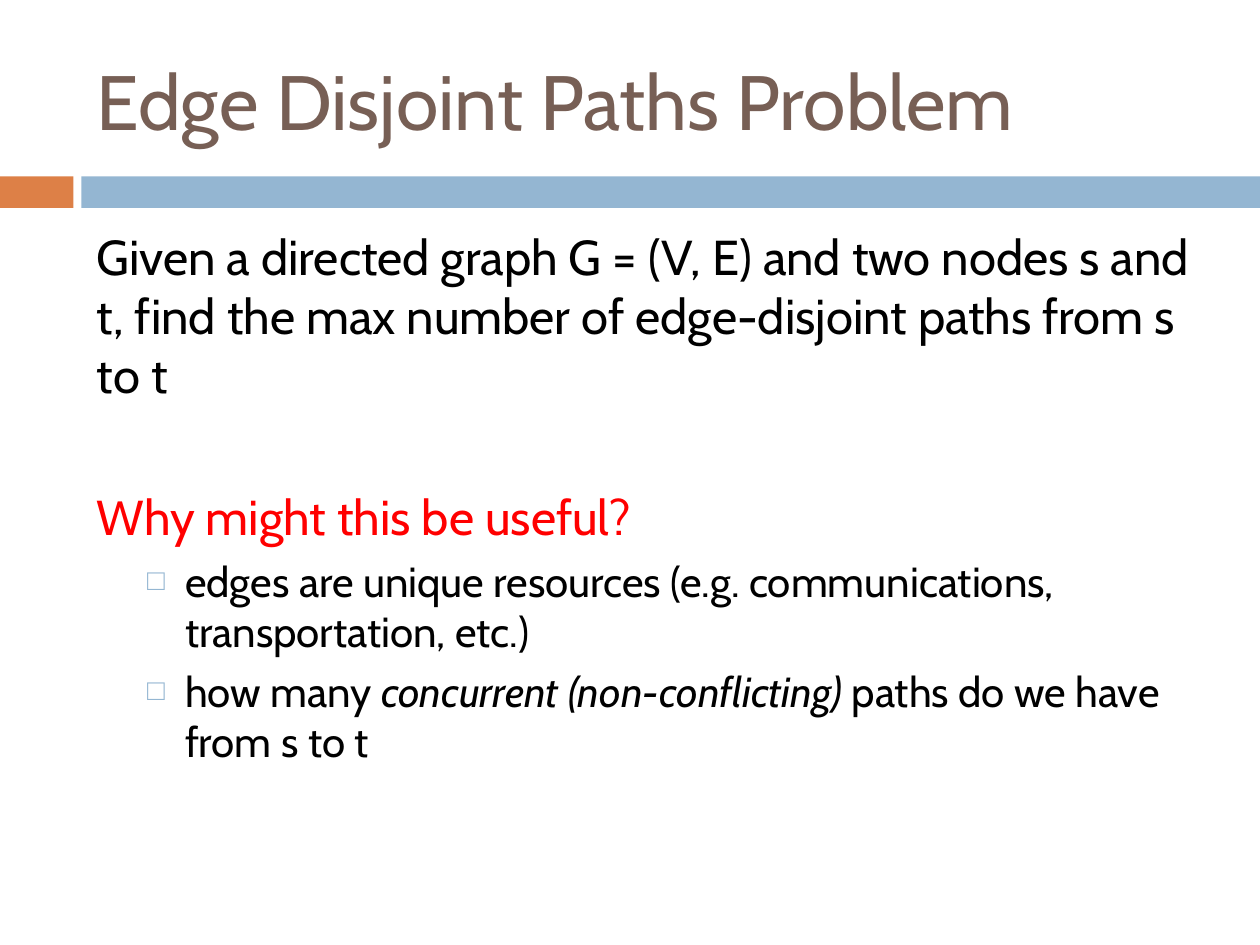
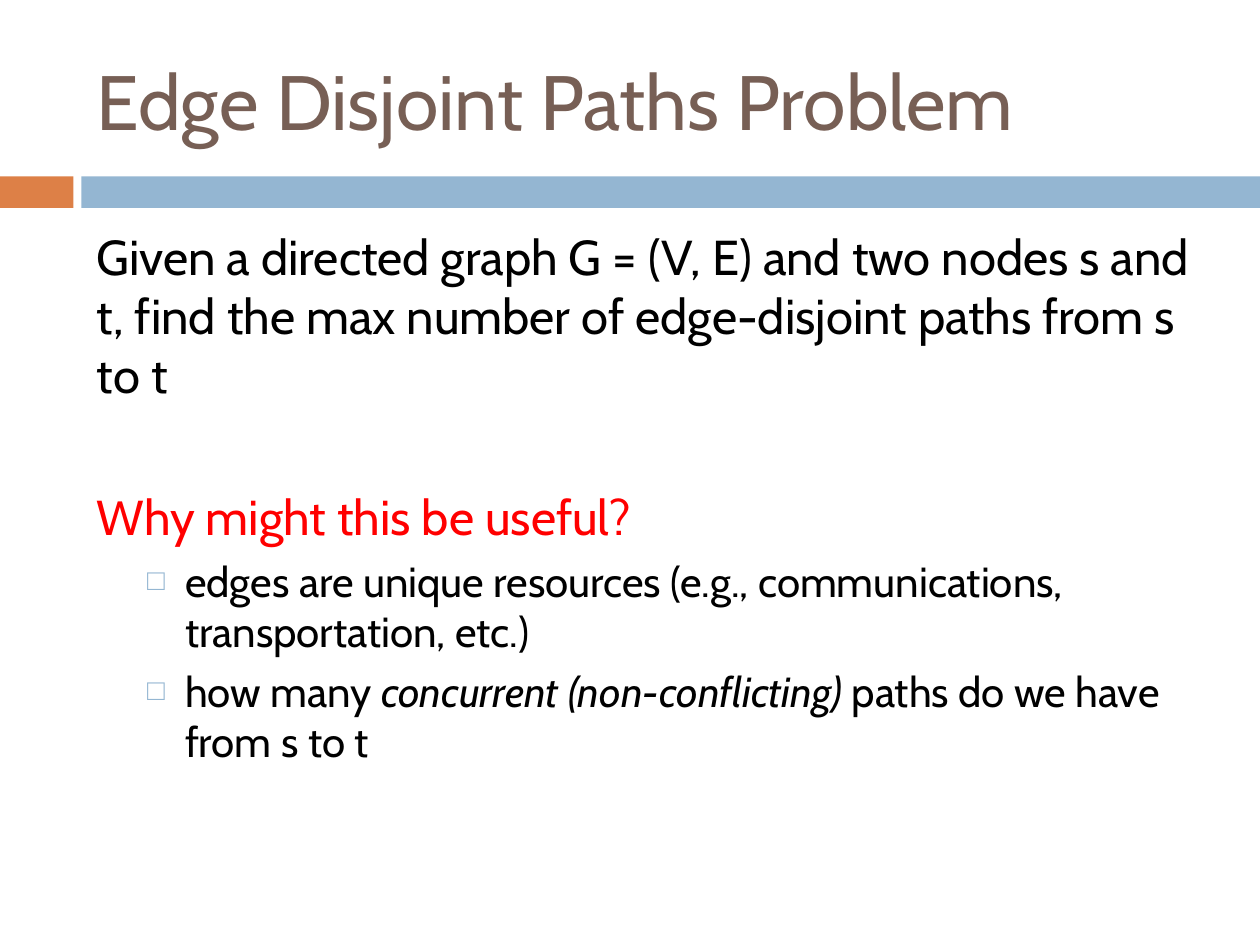
Before and after one commit to Collins-kariuk/Algorithms, a slide deck: slide 32 of Lectures/Lecture 22_Flow Applications.pptx. Drawn at 1260x945 pixels with LibreOffice and Linux fonts; fonts in the diff are those of the drawing. Boxes give left, top, right and bottom in pixels: in the first picture for what was removed or moved away, otherwise in the second. Text is boxed around its words. In the diff, an @@ line names an element or a change of style, - is before the commit and + after.

```diff
--- a/Lectures/Lecture 22_Flow Applications.pptx
+++ b/Lectures/Lecture 22_Flow Applications.pptx
@@ text at (185, 565, 1063, 657): text changed @@
-  □ edges are unique resources (e.g. communications, transportation, etc.)
+  □ edges are unique resources (e.g., communications, transportation, etc.)
```
Also in this commit, not shown: 7 other slides changed.
